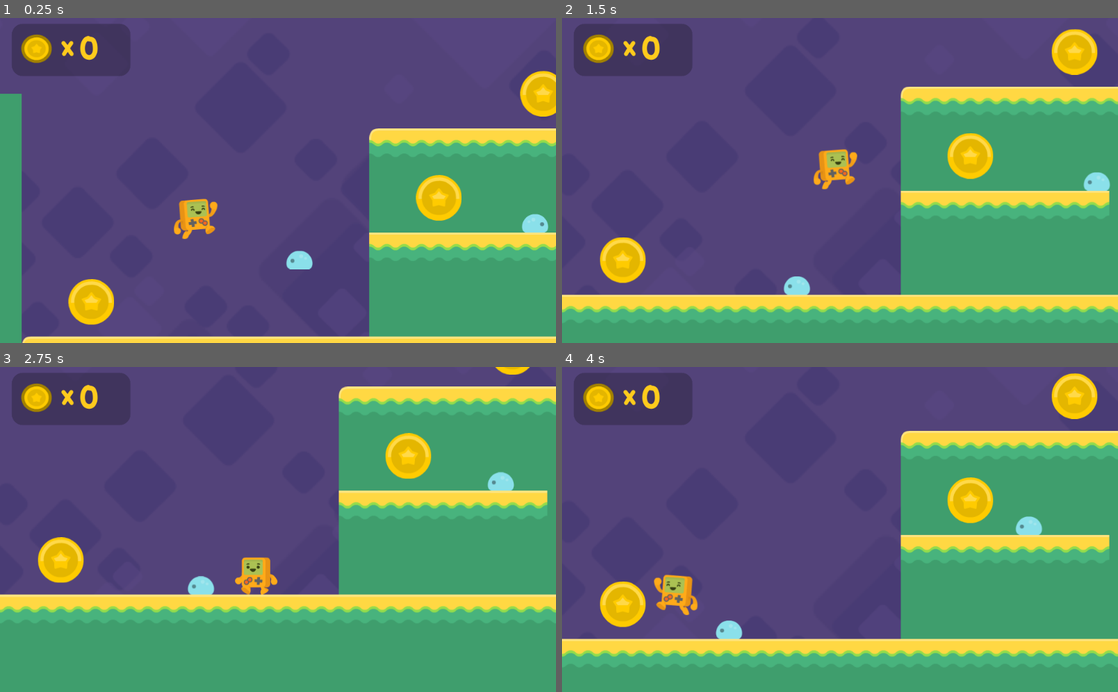
Above: before the commit, frames 1-4 (two rows, left to right).
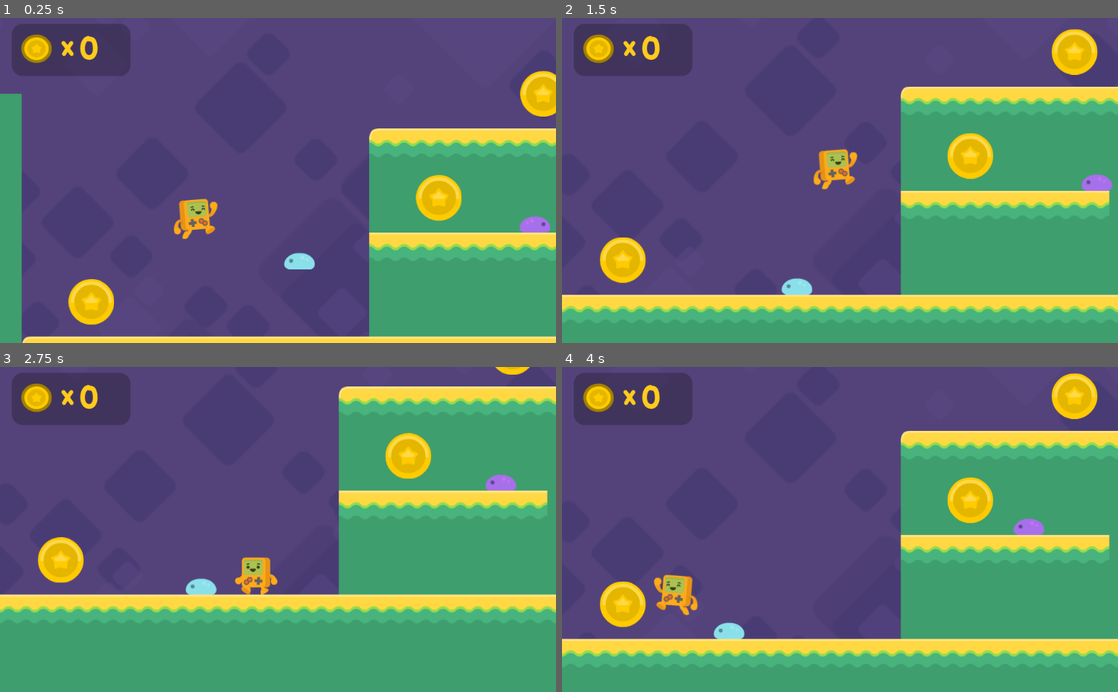
Above: after the commit, the same moments.

Repository: Manik5/2D-Platform
Game: Godot game, scene res://Level1.tscn
Same seed, same stepped clock (60 frames per second), same inputs: the game is played once before the commit and once after it.
Inputs:
- Up to frame 1 (0.25 s): no input
- Up to frame 2 (1.5 s): hold Right (right) from 0.53 s (still down); tap Space (jump) at 0.77 s
- Up to frame 3 (2.75 s): tap Space (jump) at 1.52 s; release Right (right) at 2.03 s; hold Left (left) from 2.03 s (still down)
- Up to frame 4 (4 s): keep holding Left (left); tap Space (jump) at 3.02, 3.77 s

The runs differ from the first frame. In frame 1, 0.3% of the frame differs, in the area x 51-99%, y 60-78%; in frame 2, 0.3%, in the area x 39-99%, y 47-86%; in frame 3, 0.3%; in frame 4, 0.3%.

Commit message:
enemies interaction

Diff:
--- a/Steve.tscn
+++ b/Steve.tscn
@@ -21,3 +21,8 @@
 [node name="CollisionShape2D" type="CollisionShape2D" parent="."]
 position = Vector2( 6.10352e-05, 15 )
 shape = SubResource( 1 )
+
+[node name="Timer" type="Timer" parent="."]
+wait_time = 0.7
+one_shot = true
+[connection signal="timeout" from="Timer" to="." method="_on_Timer_timeout"]
--- a/enemy.gd
+++ b/enemy.gd
@@ -10,6 +10,8 @@
 		$AnimatedSprite.flip_h = true
 	$floor_checker.position.x = $CollisionShape2D.shape.get_extents().x * direction
 	$floor_checker.enabled = detects_cliffs
+	if detects_cliffs:
+		set_modulate(Color(1.2, 0.5, 1))
 
 func _physics_process(delta):
 
@@ -40,7 +42,7 @@
 
 func _on_sides_checker_body_entered(body):
 	print("ouch!")
-	body.damage()
+	body.damage(position.x)
 
 
 func _on_Timer_timeout():
--- a/enemy.tscn
+++ b/enemy.tscn
@@ -36,6 +36,7 @@
 position = Vector2( 3.05176e-05, 0 )
 frames = SubResource( 1 )
 animation = "crawl"
+frame = 1
 playing = true
 
 [node name="CollisionShape2D" type="CollisionShape2D" parent="."]
--- a/steve.gd
+++ b/steve.gd
@@ -39,6 +39,21 @@
 func bounce():
 	velocity.y = JUMPFORCE * 0.7
 
-func damage():
+func damage(var enemyposx):
 	set_modulate(Color(1, 0.3, 0.3, 0.3))
 	velocity.y = JUMPFORCE * 0.5
+
+	if position.x < enemyposx:
+		velocity.x = -800
+	elif position.x > enemyposx:
+		velocity.x = 800
+
+	Input.action_release("left")
+	Input.action_release("right")
+
+	$Timer.start()
+
+
+
+func _on_Timer_timeout():
+	get_tree().change_scene("res://Level1.tscn")
